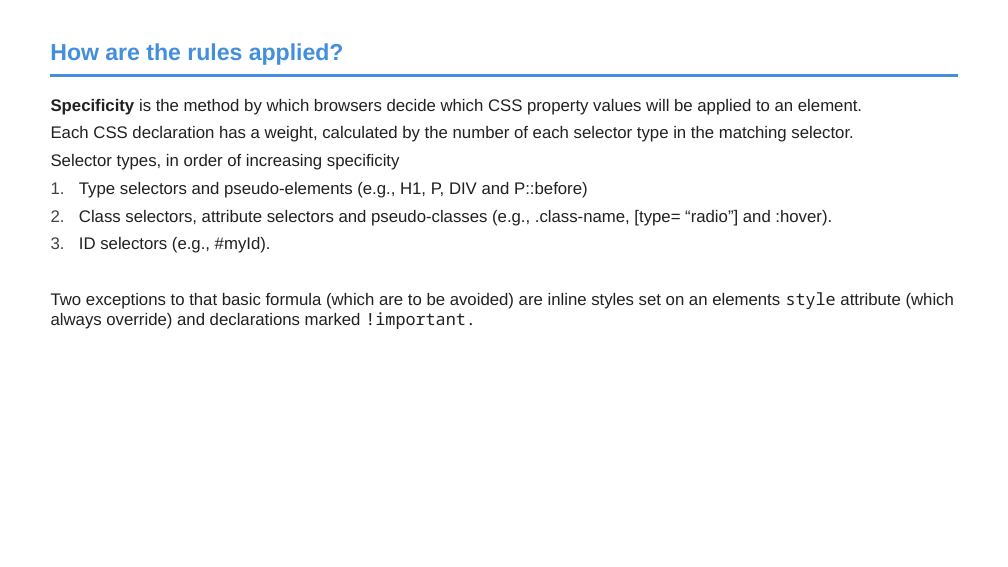
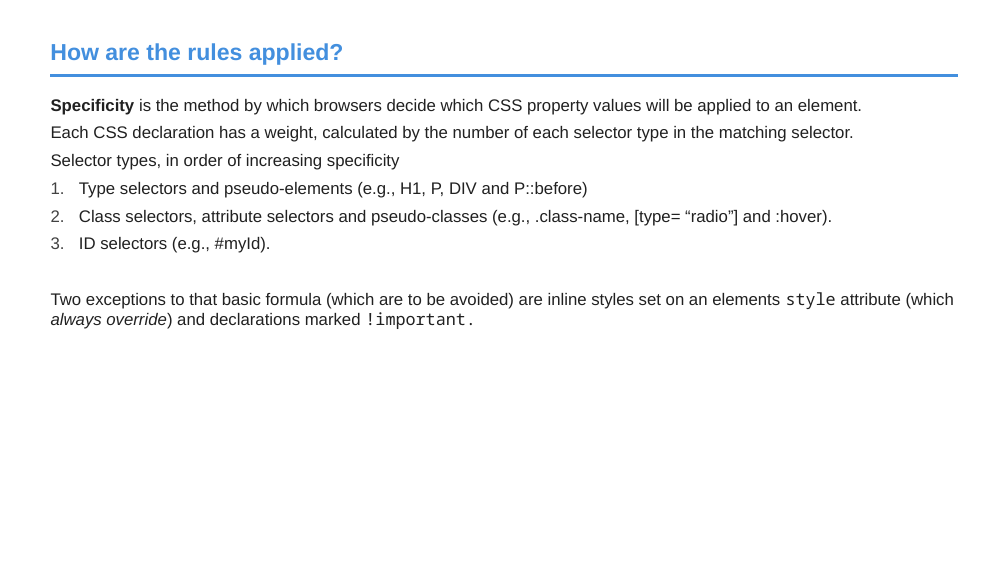
Before and after one commit to roblarsen/rob-larsen-presentations, a slide deck: slide 6 of css-bootstrap.pptx. Drawn at 1008x567 pixels with LibreOffice and Linux fonts; fonts in the diff are those of the drawing; background and template pictures are left out. Boxes give left, top, right and bottom in pixels: in the first picture for what was removed or moved away, otherwise in the second. Text is boxed around its words. In the diff, an @@ line names an element or a change of style, - is before the commit and + after.

```diff
--- a/css-bootstrap.pptx
+++ b/css-bootstrap.pptx
@@ text at (51, 292, 954, 329): italic on in "always override)" @@
```
Also in this commit, not shown: 1 other slide changed, 1 slide added.
